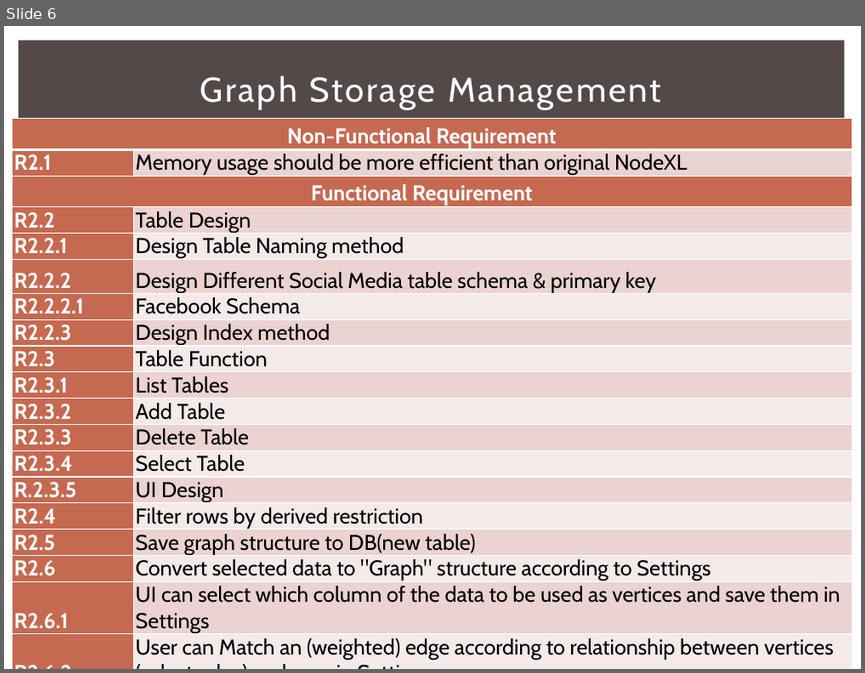
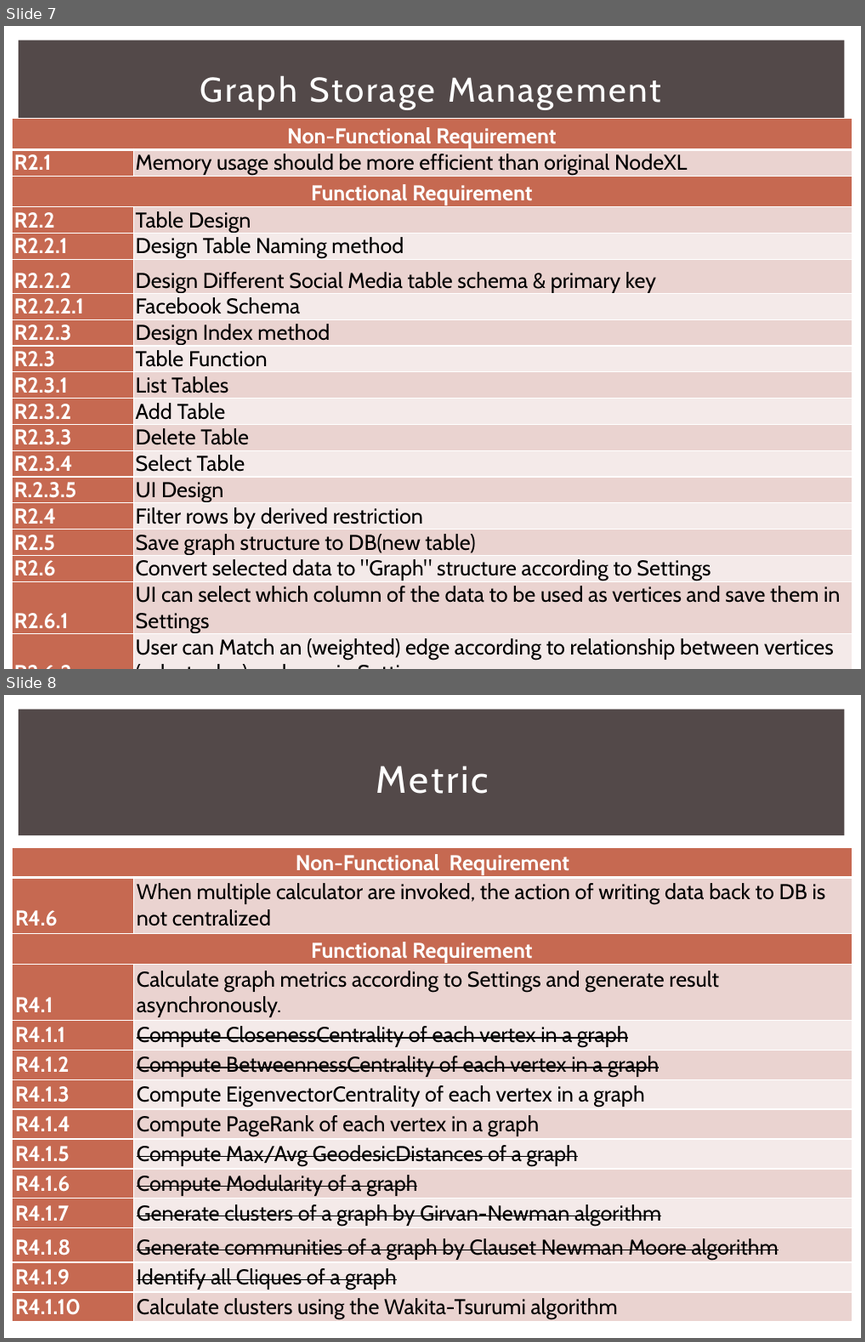
Before and after one commit to 2014-sed-team3/term-project, a slide deck: project/report/report.pptx. Shown one above the other, each under a label of ours: slide 6 before the commit, slides 7 and 8 after it. The pictures are 865x673 and 865x1342 pixels, drawn with LibreOffice and Linux fonts; fonts in the diff are those of the drawing. Boxes give left, top, right and bottom in pixels: in the first picture for what was removed or moved away, otherwise in the second. Text is boxed around its words. In the diff, an @@ line names an element or a change of style, - is before the commit and + after.

Commit message:
Updated report- requirements, architecutre and actual effort.

```diff
--- a/project/report/report.pptx
+++ b/project/report/report.pptx
@@ slide 8 added at [4, 695, 861, 1338], background #FFFFFF; not listed: 2 template elements that a slide beside it also shows @@
@@ title added at [376, 766, 488, 794], 32 pt, text #FFFFFF @@
+Metric
@@ table added at [12, 847, 853, 1322], 14 rows, 2 columns @@
+Non-Functional Requirement | 
+R4.6 | When multiple calculator are invoked, the action of writing data back to DB is not centralized
+Functional Requirement | 
+R4.1 | Calculate graph metrics according to Settings and generate result asynchronously.
+R4.1.1 | Compute ClosenessCentrality of each vertex in a graph
+R4.1.2 | Compute BetweennessCentrality of each vertex in a graph
+R4.1.3 | Compute EigenvectorCentrality of each vertex in a graph
+R4.1.4 | Compute PageRank of each vertex in a graph
+R4.1.5 | Compute Max/Avg GeodesicDistances of a graph
+R4.1.6 | Compute Modularity of a graph
+R4.1.7 | Generate clusters of a graph by Girvan-Newman algorithm
+R4.1.8 | Generate communities of a graph by Clauset Newman Moore algorithm
+R4.1.9 | Identify all Cliques of a graph
+R4.1.10 | Calculate clusters using the Wakita-Tsurumi algorithm
@@ what was slide 6 is now slide 7 @@
```
Also in this commit, not shown: 12 slides changed, 9 other slides added, 2 other files.
